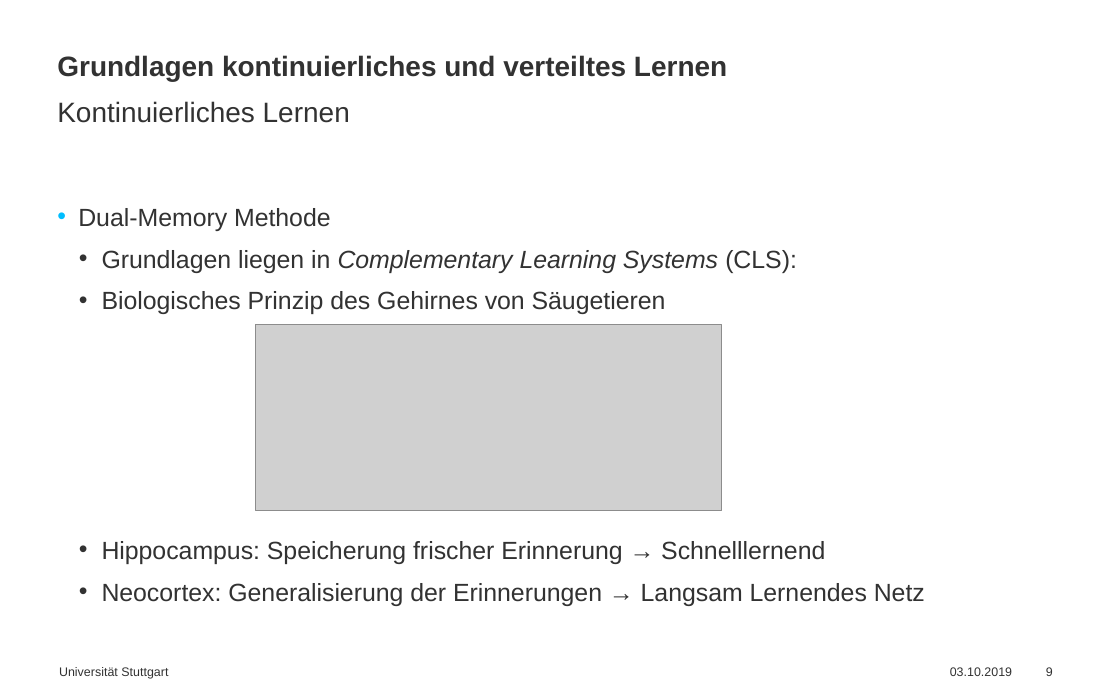
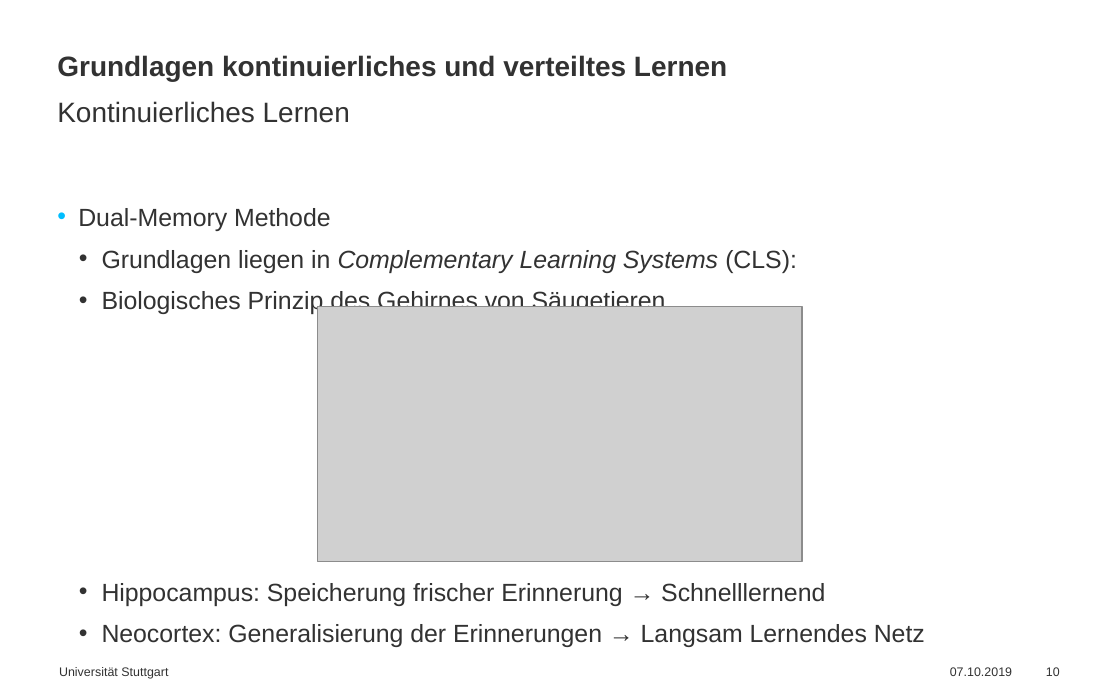
Before and after one commit to simonbuerste/Masterarbeit, a slide deck: slide 10 of Praesentationen/Abschlussvortrag.pptx (slide 9 before the commit). Drawn at 1120x700 pixels with LibreOffice and Linux fonts; fonts in the diff are those of the drawing; grey boxes stand for pictures. Boxes give left, top, right and bottom in pixels: in the first picture for what was removed or moved away, otherwise in the second. Text is boxed around its words. In the diff, an @@ line names an element or a change of style, - is before the commit and + after.

```diff
--- a/Praesentationen/Abschlussvortrag.pptx
+++ b/Praesentationen/Abschlussvortrag.pptx
@@ text "Dual-Memory Methode" rewrapped from [78,208,925,606] to [78,208,925,647] @@
@@ picture: place and size @@
-picture at [255,325,721,511]
+picture at [318,307,802,562]
@@ text at [950,667,1012,676]: text changed @@
-03.10.2019
+07.10.2019
@@ page number at [1046,667,1060,676]: text changed @@
-9
+10
```
Also in this commit, not shown: 15 other slides changed, 6 slides added, 1 other file.
